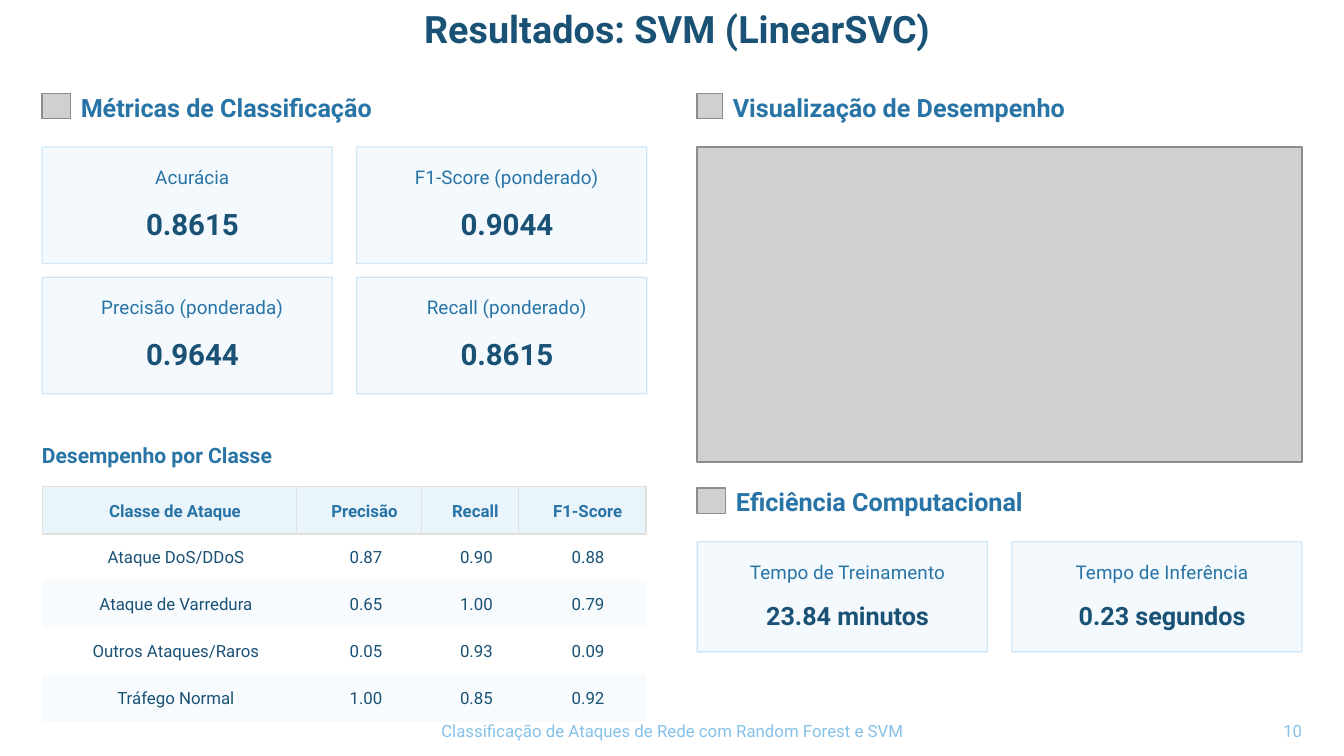
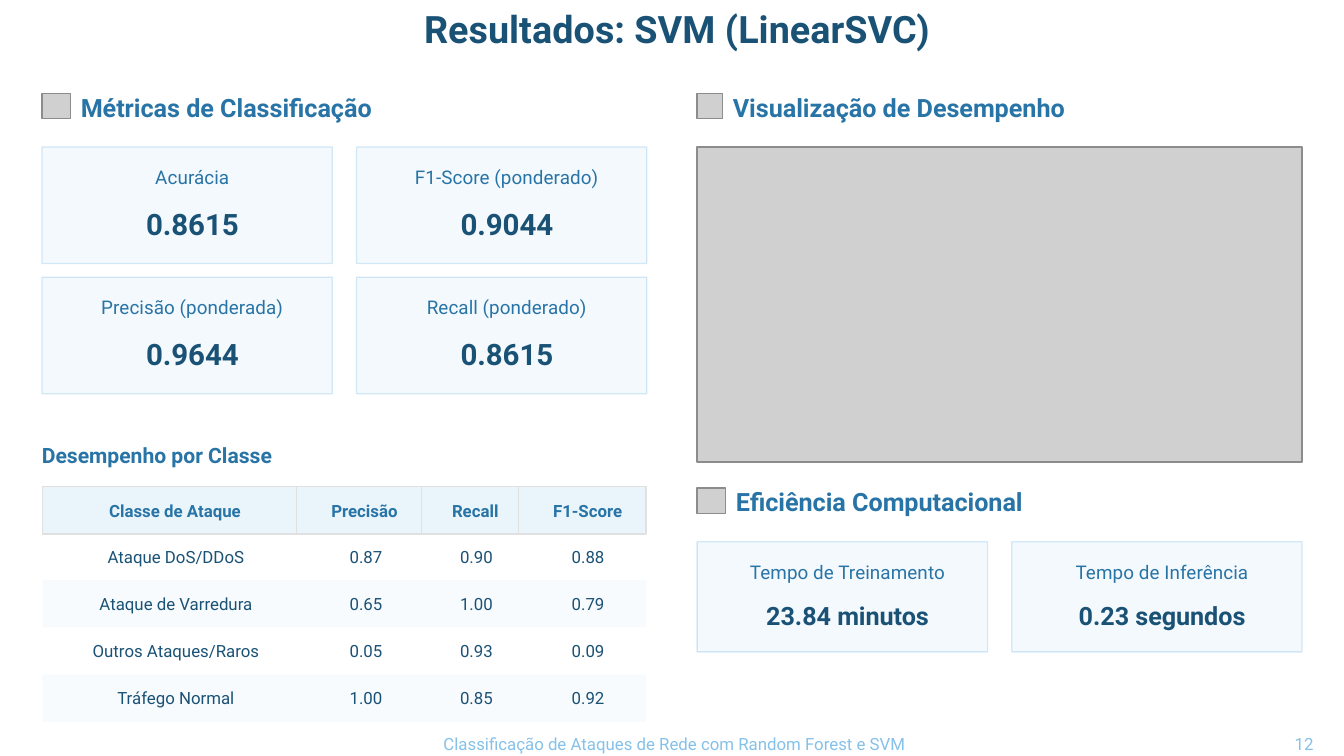
Before and after one commit to jhonatasjgr/Classificacao_de_Ataques_de_Rede_com_Random_Forest_e_SVM, a slide deck: slide 12 of Apresentação/Classificação de Ataques de Rede com Random Forest e SVM Utilizando o Dataset CIC-IDS2017.pptx (slide 10 before the commit). Drawn at 1344x756 pixels with LibreOffice and Linux fonts; fonts in the diff are those of the drawing; grey boxes stand for pictures. Boxes give left, top, right and bottom in pixels: in the first picture for what was removed or moved away, otherwise in the second. Text is boxed around its words. In the diff, an @@ line names an element or a change of style, - is before the commit and + after.

```diff
--- a/Apresentação/Classificação de Ataques de Rede com Random Forest e SVM Utilizando o Dataset CIC-IDS2017.pptx
+++ b/Apresentação/Classificação de Ataques de Rede com Random Forest e SVM Utilizando o Dataset CIC-IDS2017.pptx
@@ text "Classificação de Ataques de Rede ...": place and size @@
-text "Classificação de Ataques de Rede ..." at box(441, 724, 903, 741)
+text "Classificação de Ataques de Rede ..." at box(443, 737, 905, 754)
@@ text removed at box(1283, 725, 1302, 737) @@
-10
@@ text added at box(1295, 738, 1314, 750), 9 pt, text #85C1E9 @@
+12
```
Also in this commit, not shown: 9 other slides changed, 5 slides added, 3 slides removed, 2 other files.
